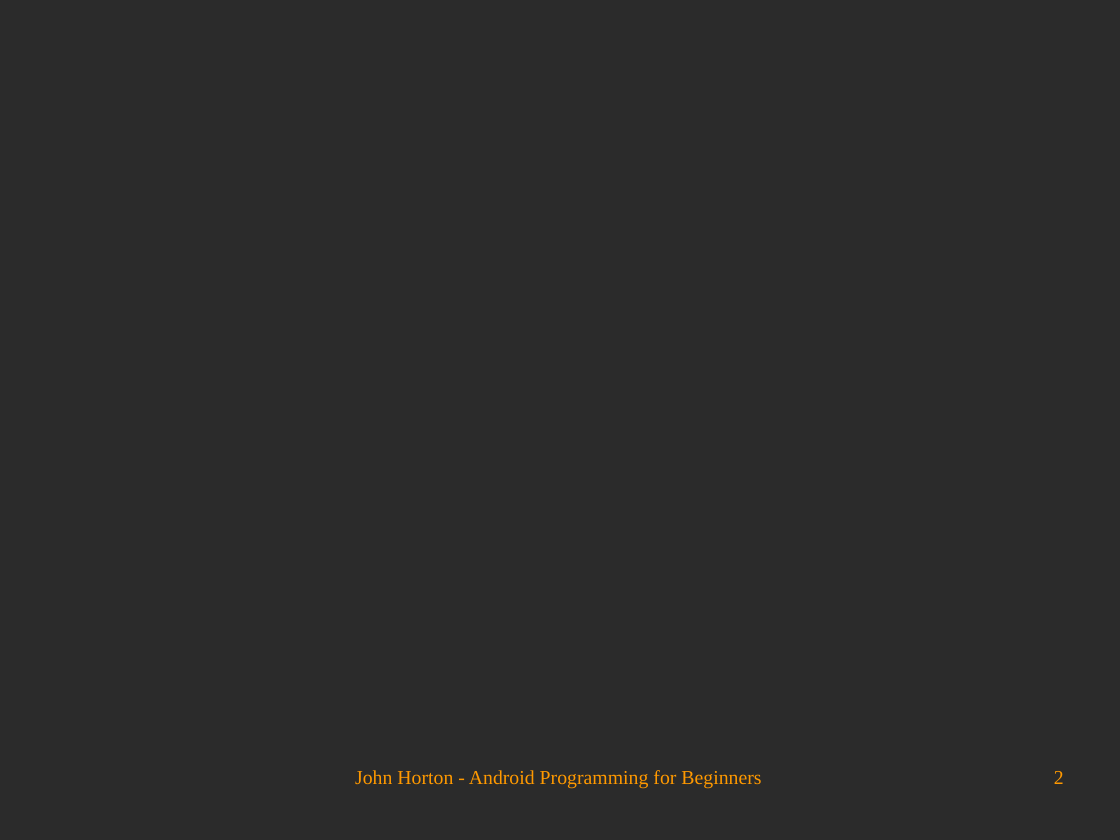
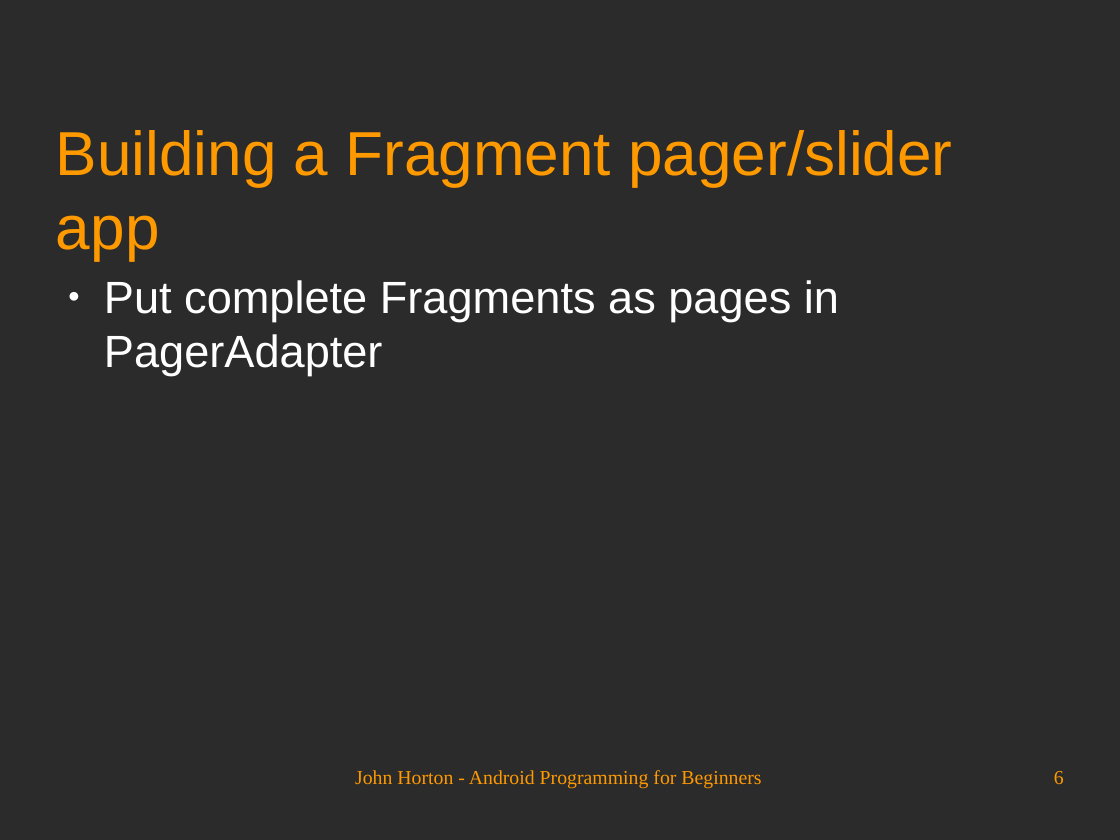
Before and after one commit to Academy-Soft-Intellect/Android-Programming-for-Beginners, a slide deck: slide 6 of 20_Paging_and_Swiping.odp (slide 2 before the commit). Drawn at 1120x840 pixels with LibreOffice and Linux fonts; fonts in the diff are those of the drawing; background and template pictures are left out; a plain dark background stands for a picture behind light text. Boxes give left, top, right and bottom in pixels: in the first picture for what was removed or moved away, otherwise in the second. Text is boxed around its words. In the diff, an @@ line names an element or a change of style, - is before the commit and + after.

```diff
--- a/20_Paging_and_Swiping.odp
+++ b/20_Paging_and_Swiping.odp
@@ title added at (x1=56, y1=130, x2=952, y2=261), 44 pt, text #FF9900 @@
+Building a Fragment pager/slider app
@@ text added at (x1=104, y1=280, x2=839, y2=376), 32 pt, text #FFFFFF @@
+● Put complete Fragments as pages in PagerAdapter
@@ page number at (x1=1054, y1=771, x2=1064, y2=784): text changed @@
-2
+6
```
Also in this commit, not shown: 4 slides added.
